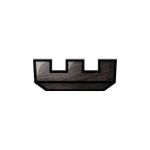
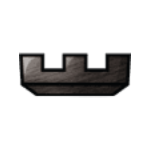
Layered file, before and after one edit (150 × 150). Changes by layer:
painted on "Background" over [19, 52, 131, 98]
